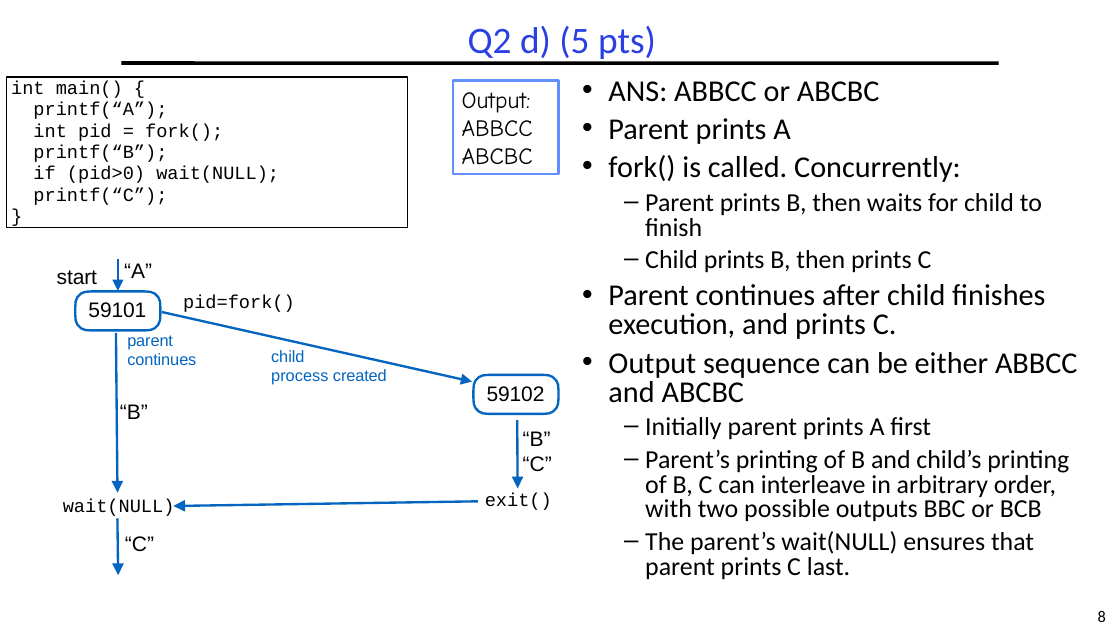
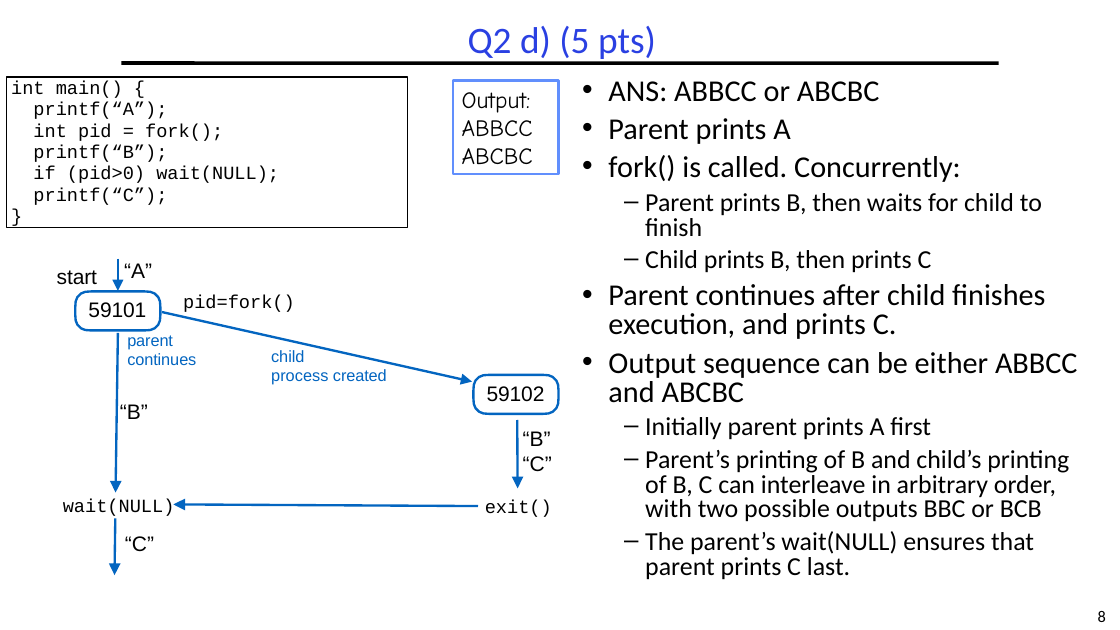
Before and after one commit to guhofstra/CSC256Fa25, a slide deck: slide 8 of PPTs/Exam/CSC112 MidtermExam Sp2025.pptx. Drawn at 1120x630 pixels with LibreOffice and Linux fonts; fonts in the diff are those of the drawing. Boxes give left, top, right and bottom in pixels: in the first picture for what was removed or moved away, otherwise in the second. Text is boxed around its words. In the diff, an @@ line names an element or a change of style, - is before the commit and + after.

```diff
--- a/PPTs/Exam/CSC112 MidtermExam Sp2025.pptx
+++ b/PPTs/Exam/CSC112 MidtermExam Sp2025.pptx
@@ freeform shape at <box>82,333,150,493</box>: rotation 76 to 77 degrees; outline redrawn @@
@@ freeform shape at <box>173,453,478,558</box>: rotation 168 to 170 degrees; outline redrawn @@
@@ text "exit()": place and size @@
-text "exit()" at <box>485,493,552,510</box>
+text "exit()" at <box>485,500,552,517</box>
@@ freeform shape at <box>104,519,126,575</box>: rotation 77 to 78 degrees; outline redrawn @@
```
Also in this commit, not shown: 9 other slides changed, 1 slide added, 25 other files.
